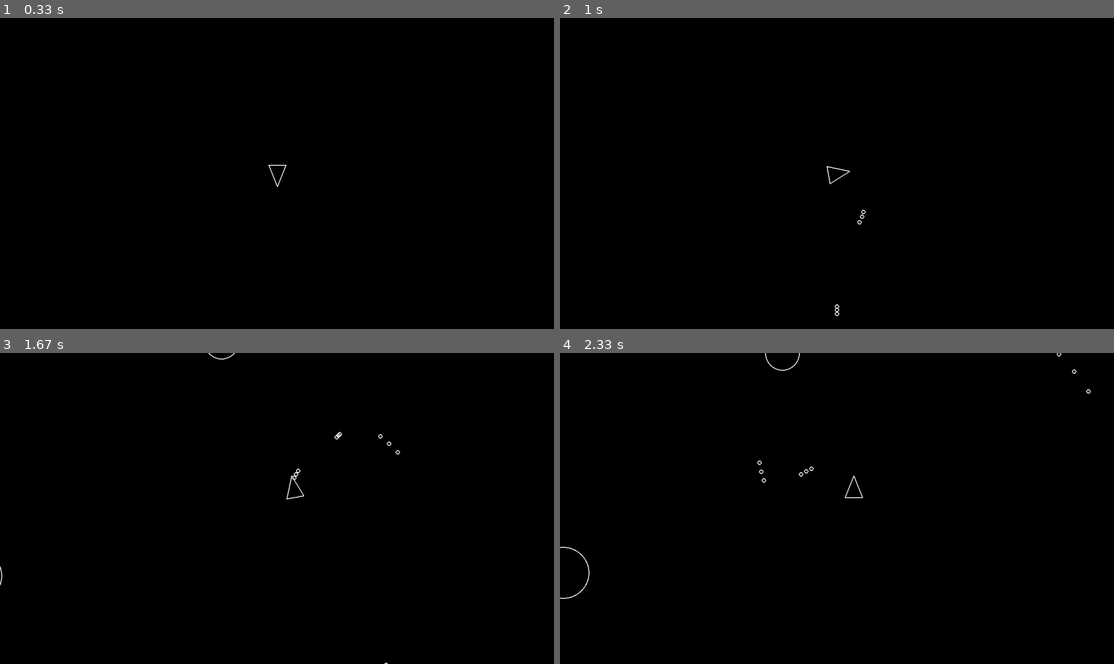
Above: before the commit, frames 1-4 (two rows, left to right).
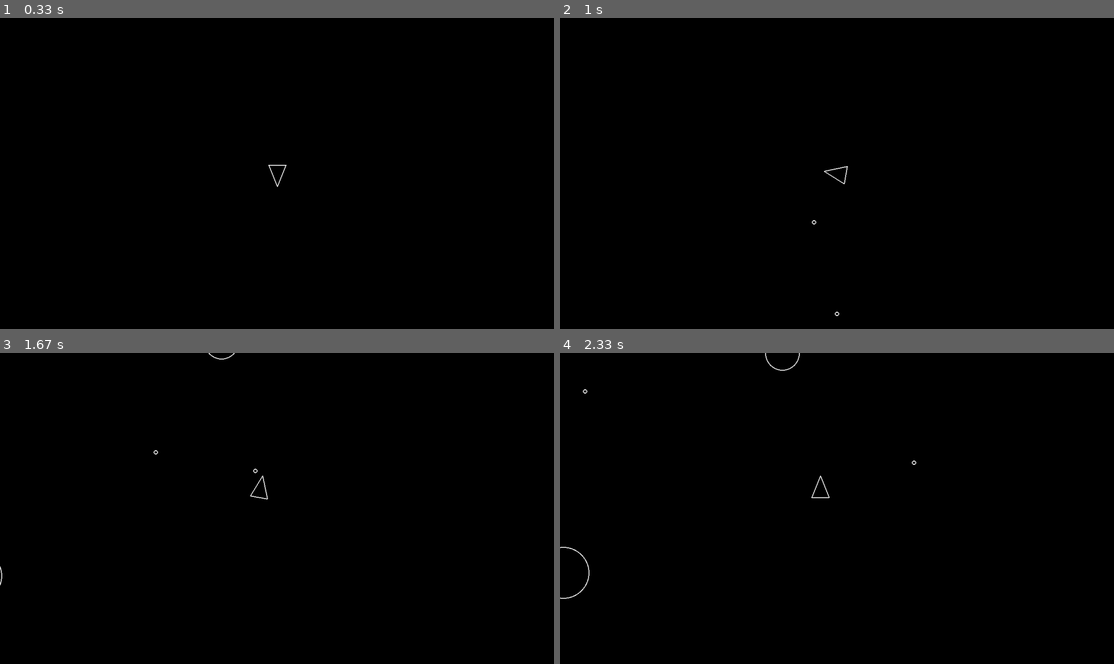
Above: after the commit, the same moments.

Repository: MartinFiorde/asteroids-pygame
Game: pygame game, started from main.py
The game is run twice, just before and just after one commit, with the same random seed, the same clock (stepped at 60 frames per second) and the same inputs.
Inputs:
- Up to frame 1 (0.33 s): no input
- Up to frame 2 (1 s): tap Space at 0.33, 0.73 s; hold D from 0.67 s (still down)
- Up to frame 3 (1.67 s): tap Space at 1.03, 1.23, 1.57 s; release D at 1.13 s; hold W 1.17-1.47 s; hold D from 1.5 s (still down)
- Up to frame 4 (2.33 s): tap Space at 1.87, 2.07 s; release D at 1.97 s; hold A from 2 s (still down)

Frame 1 is identical in both runs. In frame 2, 0.1% of the frame differs, in the area x 45-56%, y 47-95%; in frame 3, 0.2%; in frame 4, 0.2%, in the area x 4-96%, y 0-47%.

Commit message:
3-4 rate limit

Diff:
--- a/constants.py
+++ b/constants.py
@@ -10,5 +10,6 @@
 PLAYER_TURN_SPEED = 300
 PLAYER_SPEED = 200
 PLAYER_SHOOT_SPEED = 500
+PLAYER_SHOOT_COOLDOWN = 0.3
 
 SHOOT_RADIUS = 5
--- a/models/player.py
+++ b/models/player.py
@@ -12,6 +12,7 @@
         super().__init__(x, y, PLAYER_RADIUS)
         self.rotation = 0
         self.radius = PLAYER_RADIUS
+        self.shoot_cooldown = 0
 
     # in the player class
     def triangle(self):
@@ -26,17 +27,19 @@
         pygame.draw.polygon(screen, "white", self.triangle(), 2)
 
     def update(self, dt):
+        self.shoot_cooldown = max(self.shoot_cooldown - dt, 0)
+
         keys = pygame.key.get_pressed()
 
         if keys[pygame.K_a]:
+            self.rotate(-dt)
+        if keys[pygame.K_d]:
             self.rotate(dt)
-        if keys[pygame.K_d]:
-            self.rotate(-dt)
         if keys[pygame.K_w]:
             self.move(dt)
         if keys[pygame.K_s]:
             self.move(-dt)
-        if keys[pygame.K_SPACE]:
+        if keys[pygame.K_SPACE] and self.shoot_cooldown == 0:
             self.shoot()
 
     def rotate(self, dt):
@@ -48,4 +51,5 @@
 
     def shoot(self):
         velocity = pygame.Vector2(0, 1).rotate(self.rotation) * PLAYER_SHOOT_SPEED
-        bullet = Shoot(self.position.x, self.position.y, SHOOT_RADIUS, velocity)
+        Shoot(self.position.x, self.position.y, SHOOT_RADIUS, velocity)
+        self.shoot_cooldown += PLAYER_SHOOT_COOLDOWN
